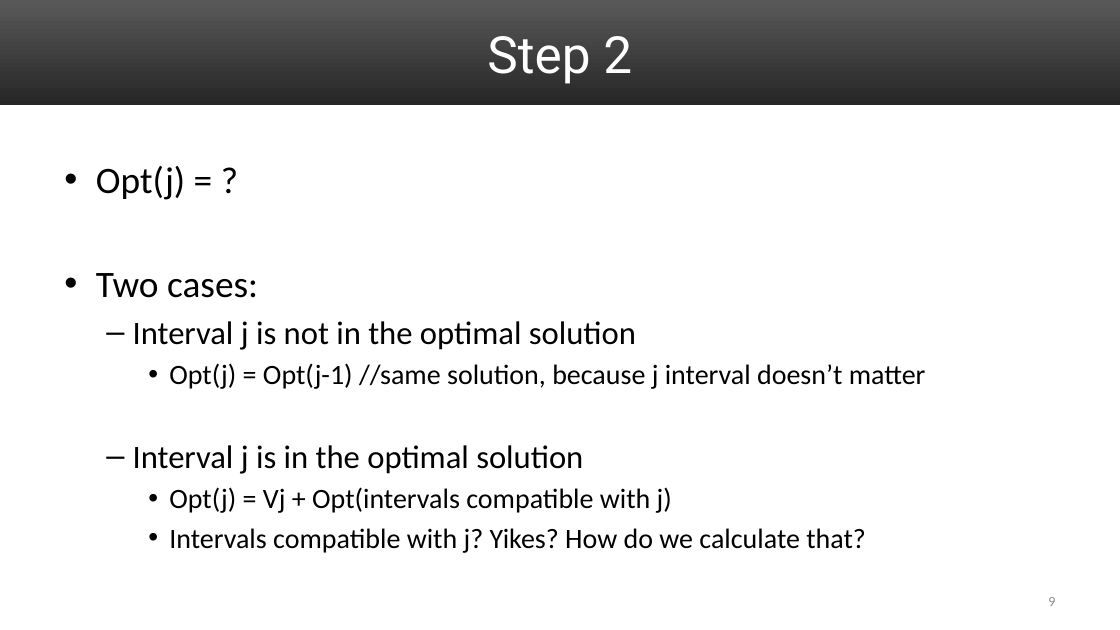
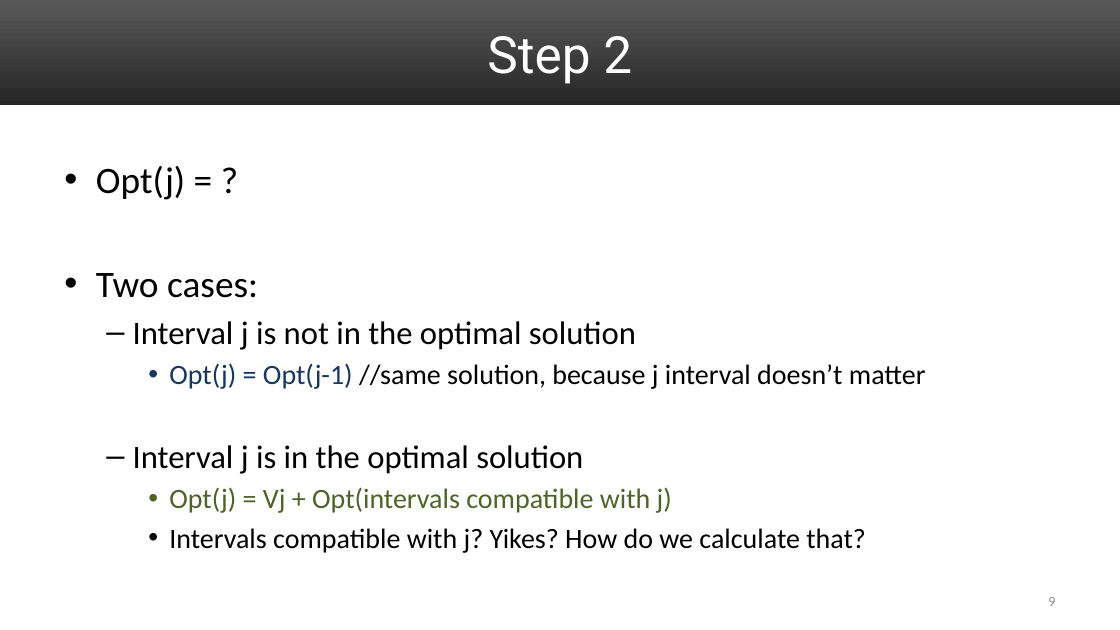
Before and after one commit to markfloryan/dsa2, a slide deck: slide 9 of slides/05-ActivitySelect.pptx. Drawn at 1120x630 pixels with LibreOffice and Linux fonts; fonts in the diff are those of the drawing. Boxes give left, top, right and bottom in pixels: in the first picture for what was removed or moved away, otherwise in the second. Text is boxed around its words. In the diff, an @@ line names an element or a change of style, - is before the commit and + after.

```diff
--- a/slides/05-ActivitySelect.pptx
+++ b/slides/05-ActivitySelect.pptx
@@ text at (169, 363, 926, 513): text colour #000000 to #17375E in "Opt(j) = Opt(j-1)"; text colour #000000 to #4F6228 in "Opt(j) = Vj + Opt(intervals compatible with ..." @@
```
Also in this commit, not shown: 5 other files.
